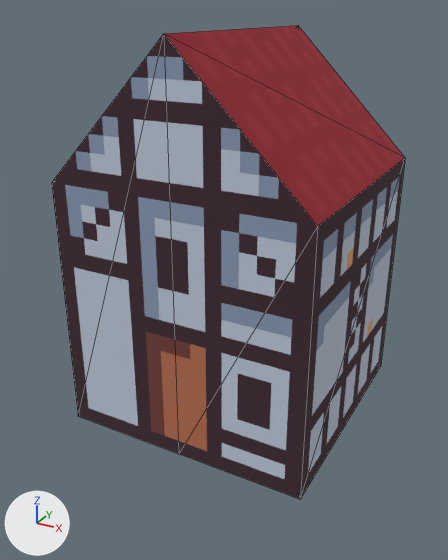
One commit to the glTF model examples/tinyworld/models/block5.gltf: the scene before it, then after it.
Rendered twice from a 50 mm lens placed at (1.08, -2.1, 1.57), pointed at (-0.02, -0.1, 0.57). The axes (+X, +Y, +Z) are drawn at lower left. The lights are the same throughout. Mesh edges are drawn as thin lines. Where no turn or scale is listed for an object, it has been applied to the vertices. Vertices at the same position are counted once.

The older version as bpy lines, for what is in view:
```python
me_mesh_0 = bpy.data.meshes.new('Mesh_0')
me_mesh_0.from_pydata(...)  # 12 vertices, 20 faces; spans x -0.5..0.5, y -0.5..0.5, z 0.0..1.5
me_mesh_0.materials.append(mat_material_0)
# before: 1 (0.5, -0.5, 0.0) at pixel (300, 499), 3 (0.5, 0.5, 0.0) at pixel (380, 366), 6 (-0.5, -0.5, 0.0) at pixel (78, 416), 7 (-0.5, 0.5, 0.0), 10 (0.0, 0.5, 0.0)
# before: 11 (0.0, -0.5, 0.0) at pixel (178, 454)
ob_cube = bpy.data.objects.new('cube', me_mesh_0)
ob_cube.location = (0.0, 0.0, 0.0)
```
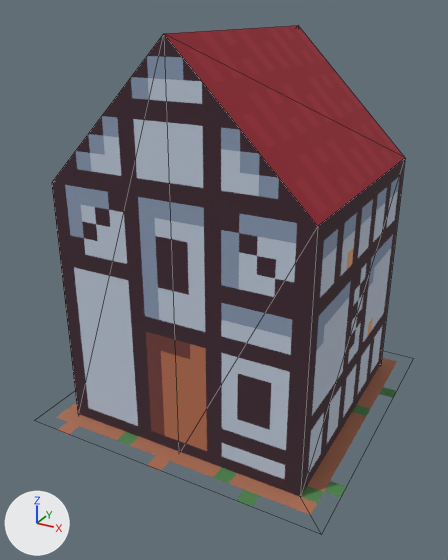
Location of each change, (x1, y1, x2, y2) in pixels of the pictures (448 x 560 px):
'cube', reshaped: before (52, 26, 405, 499); after (52, 26, 405, 515)
part 1 of me_mesh_0, cut back (brown): after (57, 358, 397, 515)

The change, as a list of edits to the scene's bpy script:
```text
Change me_mesh_0:
    used by ob_cube; location = (0.0, 0.0, 0.0)
    verts and faces of me_mesh_0; kept vertices keep their numbers, new ones are numbered from 12
    remove me_mesh_0.from_pydata(...)  # 12 vertices, 20 faces; spans x -0.5..0.5, y -0.5..0.5, z 0.0..1.5
    add me_mesh_0.from_pydata(...)  # 16 vertices, 18 faces; spans x -0.62..0.62, y -0.62..0.62, z 0.0..1.5
    me_mesh_0 part 1
    add delete_faces([(1, 11, 10), (1, 10, 3), (7, 10, 11), (6, 7, 11)])
    add verts[12] = (0.62, -0.62, 0.01)
    add verts[13] = (0.62, 0.62, 0.01)
    add verts[14] = (-0.62, 0.62, 0.01)
    add verts[15] = (-0.62, -0.62, 0.01)
    add faces += [(12, 13, 14), (12, 14, 15)]
```
